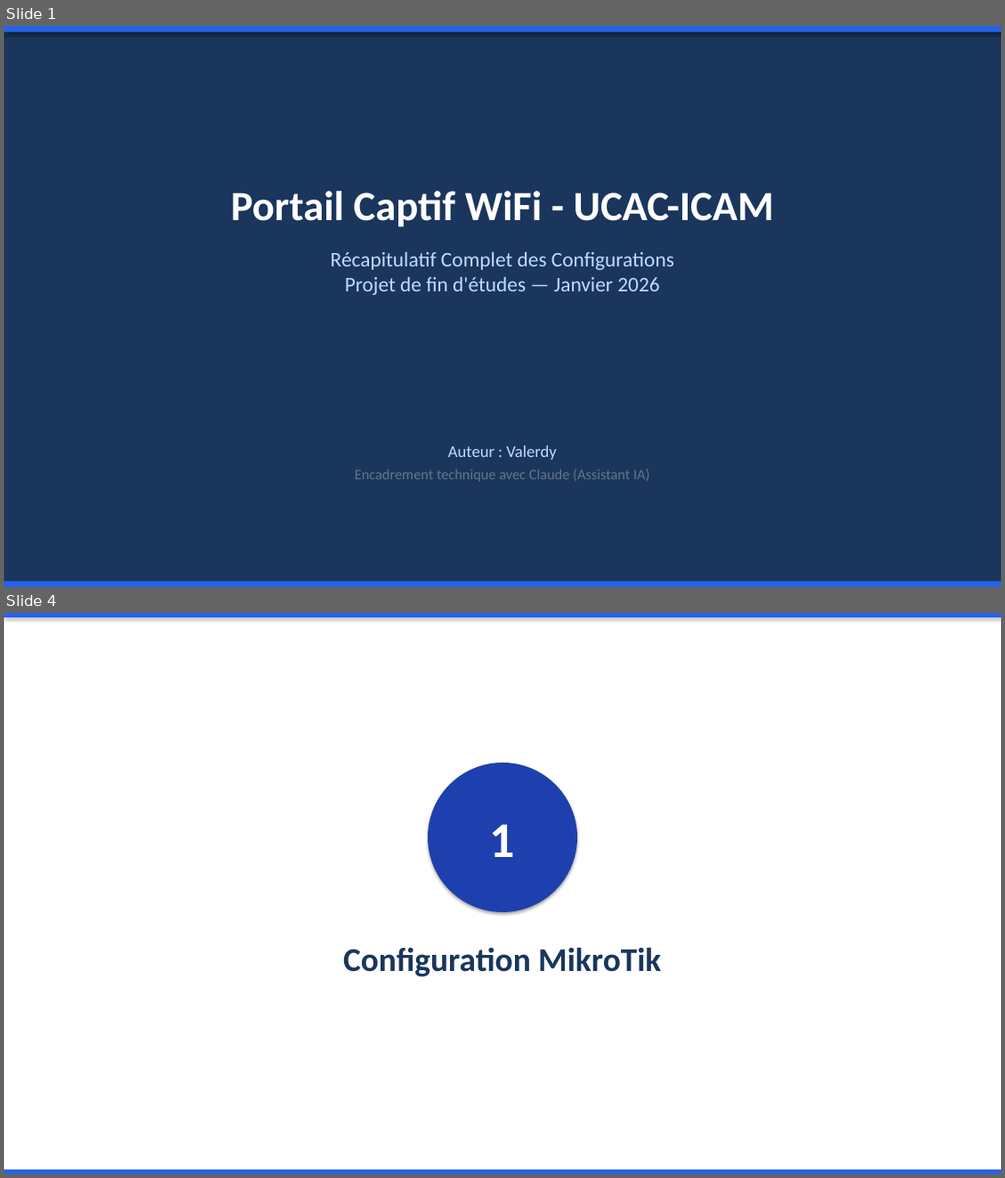
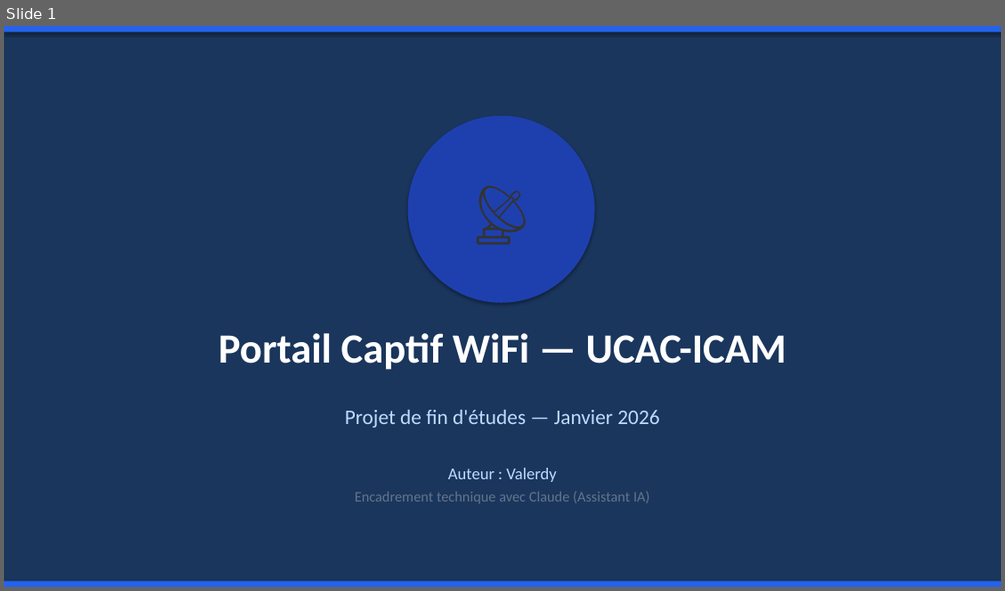
Before and after one commit to Valerdy/captive-portal, a slide deck: Presentation_Portail_Captif_UCAC_ICAM.pptx. Shown one above the other, each under a label of ours: slides 1 and 4 before the commit, slide 1 after it; the slides between them are not shown. The pictures are 1005x1178 and 1005x591 pixels, drawn with LibreOffice and Linux fonts; fonts in the diff are those of the drawing. Boxes give left, top, right and bottom in pixels: in the first picture for what was removed or moved away, otherwise in the second. Text is boxed around its words. In the diff, an @@ line names an element or a change of style, - is before the commit and + after.

```diff
--- a/Presentation_Portail_Captif_UCAC_ICAM.pptx
+++ b/Presentation_Portail_Captif_UCAC_ICAM.pptx
@@ slide 4 removed at (4,613,1001,1174), background #FFFFFF @@
@@ rectangle removed at (4,613,1001,617) @@
@@ ellipse removed at (428,763,577,912) @@
-1
@@ text removed at (343,947,661,977) @@
-Configuration MikroTik
@@ rectangle removed at (4,1169,1001,1174) @@
@@ slide 1 changed as well @@
@@ ellipse added at (408,116,595,303), fill #1E40AF, 60 pt, text #333333 @@
+📡
@@ text added at (218,333,786,370), 40 pt, text #FFFFFF, bold @@
+Portail Captif WiFi — UCAC-ICAM
@@ text at (345,410,659,427): text changed @@
-Portail Captif WiFi - UCAC-ICAM
-Récapitulatif Complet des Configurations
-Projet de fin d'études — Janvier 2026
+Projet de fin d'études — Janvier 2026
@@ text "Auteur : Valerdy": place and size @@
-text "Auteur : Valerdy" at (355,445,650,481)
+text "Auteur : Valerdy" at (355,467,650,503)
```
Also in this commit, not shown: 9 other slides changed, 9 slides added, 22 other slides removed, 1 other file.
